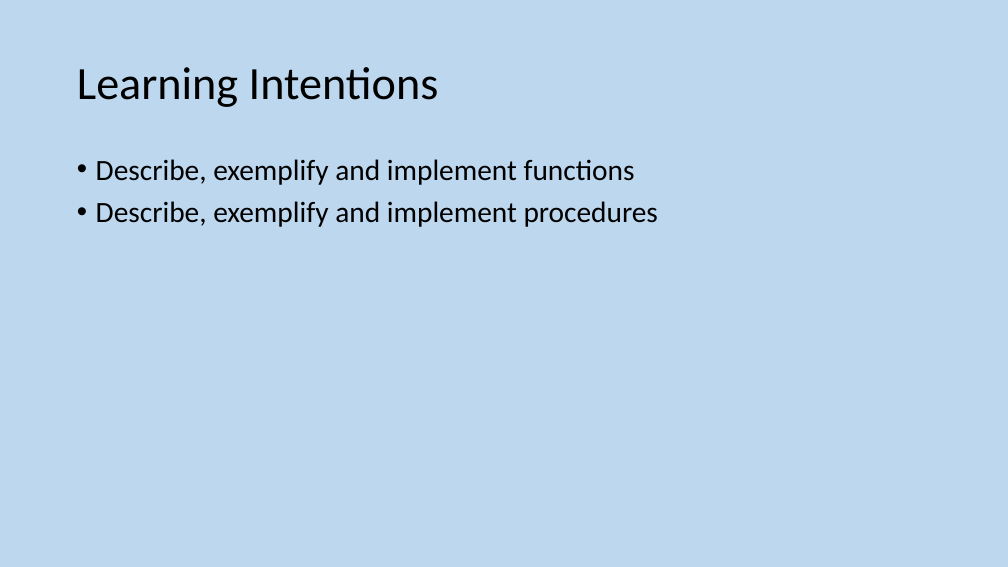
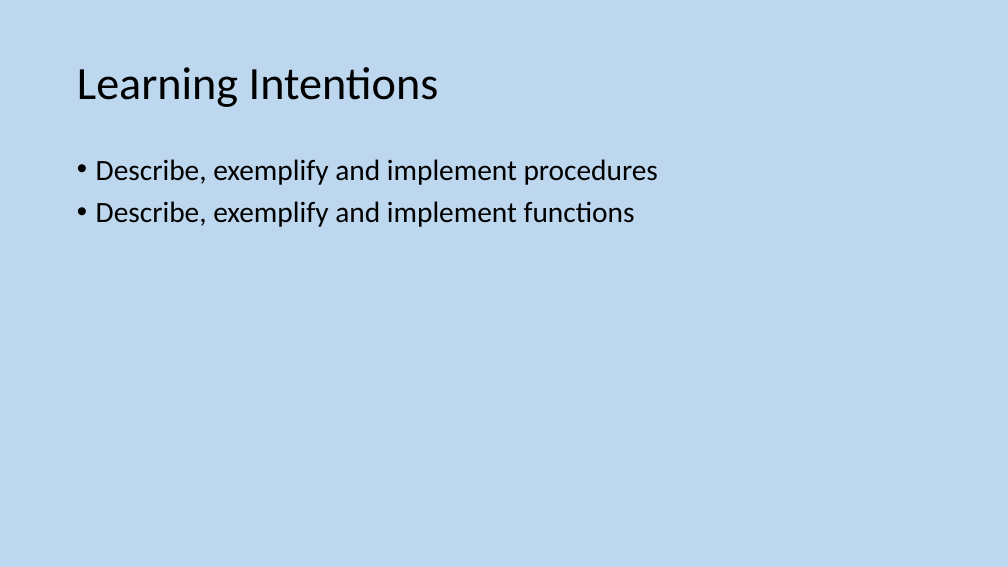
Before and after one commit to MrFriendCS/MrFriendCS.github.io, a slide deck: slide 7 of h-cs/sdd/H CS SDD Slides.pptx. Drawn at 1008x567 pixels with LibreOffice and Linux fonts; fonts in the diff are those of the drawing. Boxes give left, top, right and bottom in pixels: in the first picture for what was removed or moved away, otherwise in the second. Text is boxed around its words. In the diff, an @@ line names an element or a change of style, - is before the commit and + after.

```diff
--- a/h-cs/sdd/H CS SDD Slides.pptx
+++ b/h-cs/sdd/H CS SDD Slides.pptx
@@ text at (96, 159, 658, 185): paragraph added @@
+• Describe, exemplify and implement procedures
@@ text at (96, 201, 658, 227): paragraph removed @@
-• Describe, exemplify and implement procedures
```
Also in this commit, not shown: 21 other slides changed, 2 slides added, 5 other files.
